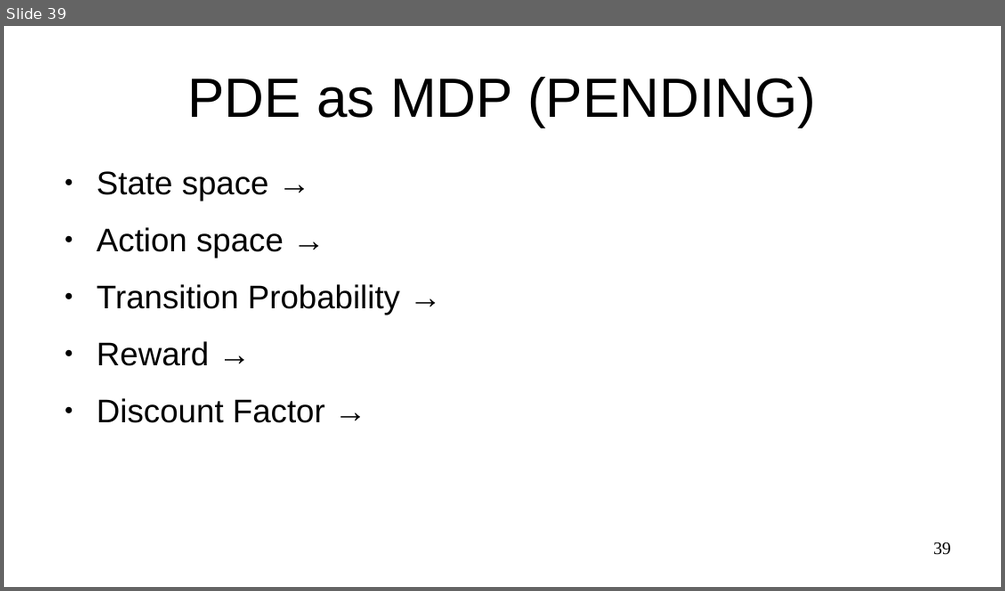
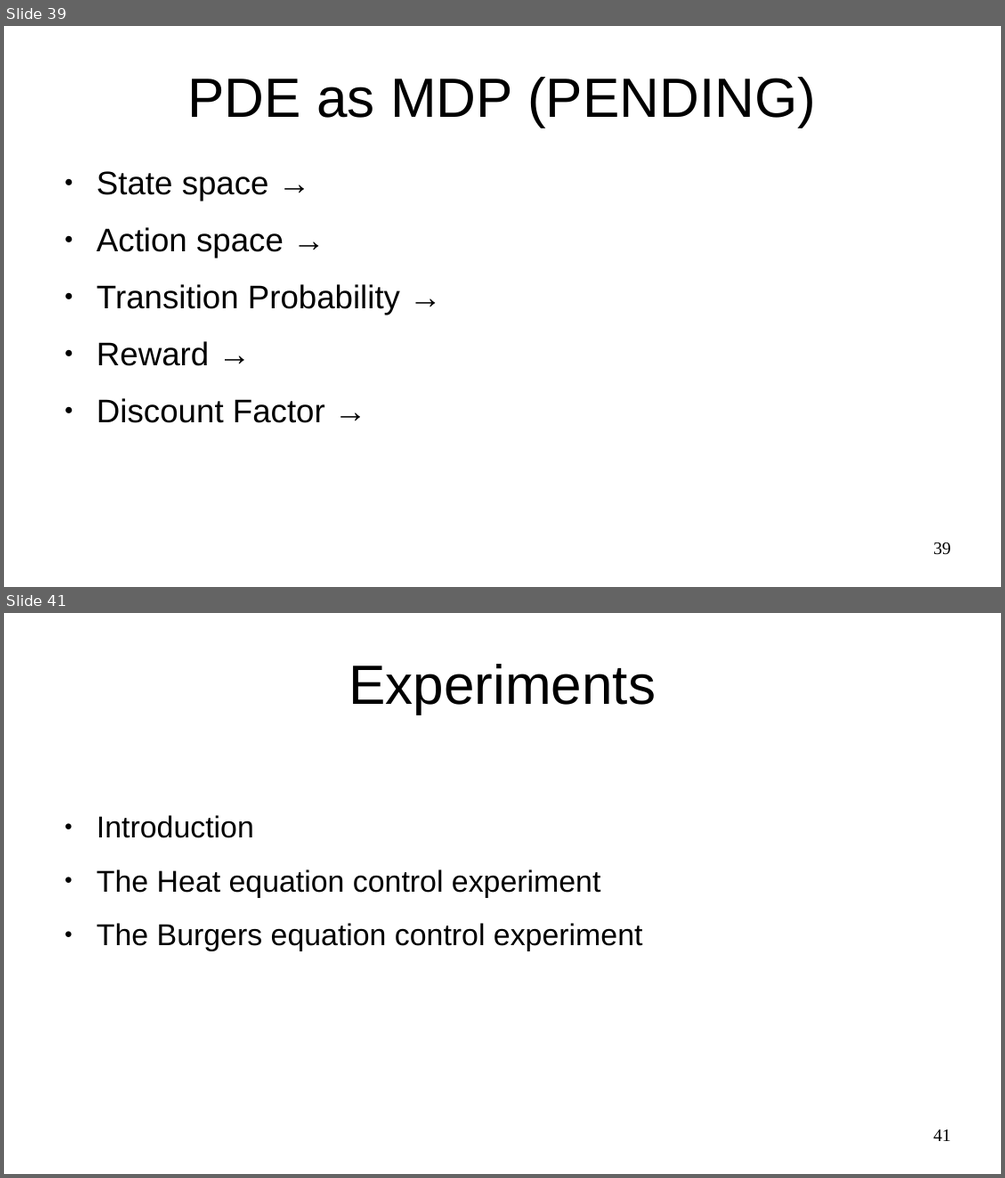
Before and after one commit to ajrox090/PhysicsGym, a slide deck: presentation/presentation.odp. Shown one above the other, each under a label of ours: slide 39 before the commit, slides 39 and 41 after it; the slides between them are not shown. The pictures are 1005x591 and 1005x1178 pixels, drawn with LibreOffice and Linux fonts; fonts in the diff are those of the drawing. Boxes give left, top, right and bottom in pixels: in the first picture for what was removed or moved away, otherwise in the second. Text is boxed around its words. In the diff, an @@ line names an element or a change of style, - is before the commit and + after.

Commit message:
presentation

```diff
--- a/presentation/presentation.odp
+++ b/presentation/presentation.odp
@@ slide 41 added at (x1=4, y1=613, x2=1001, y2=1174), background #FFFFFF @@
@@ title added at (x1=348, y1=664, x2=655, y2=714), 44 pt, text #000000 @@
+Experiments
@@ text added at (x1=97, y1=815, x2=643, y2=951), 24 pt, text #000000 @@
+● Introduction
+● The Heat equation control experiment
+● The Burgers equation control experiment
@@ page number added at (x1=933, y1=1129, x2=951, y2=1141), 14 pt, text #000000 @@
+41
```
Also in this commit, not shown: 11 other slides added.
